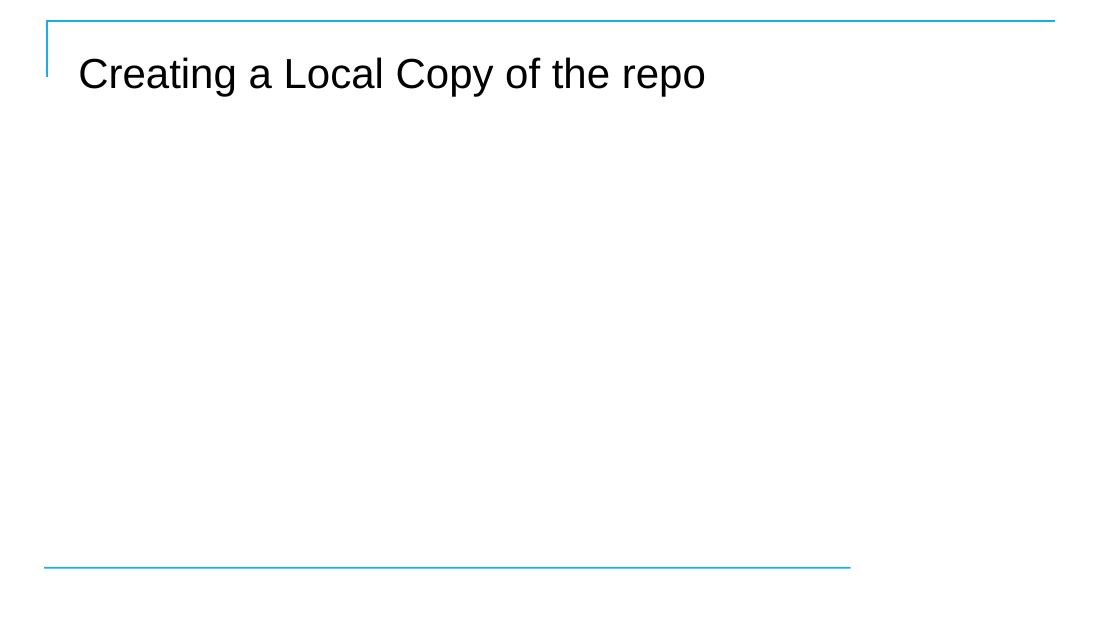
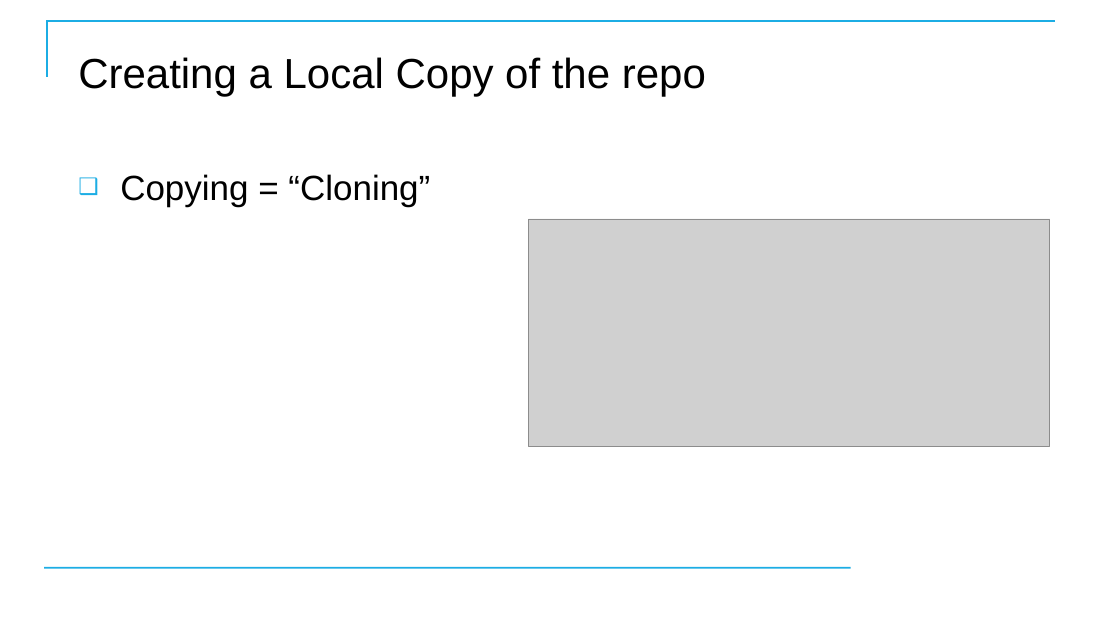
Before and after one commit to CostelloTechnicalConsulting/XGHDEV, a slide deck: slide 28 of ppt/XGHDEV.pptx (slide 30 before the commit). Drawn at 1120x630 pixels with LibreOffice and Linux fonts; fonts in the diff are those of the drawing; grey boxes stand for pictures; background and template pictures are left out. Boxes give left, top, right and bottom in pixels: in the first picture for what was removed or moved away, otherwise in the second. Text is boxed around its words. In the diff, an @@ line names an element or a change of style, - is before the commit and + after.

```diff
--- a/ppt/XGHDEV.pptx
+++ b/ppt/XGHDEV.pptx
@@ text added at [120,174,430,206], 30 pt, text #000000 @@
+❑ Copying = “Cloning”
@@ picture added at [528,219,1050,446] @@
```
Also in this commit, not shown: 15 other slides changed, 1 slide added, 2 slides removed.
